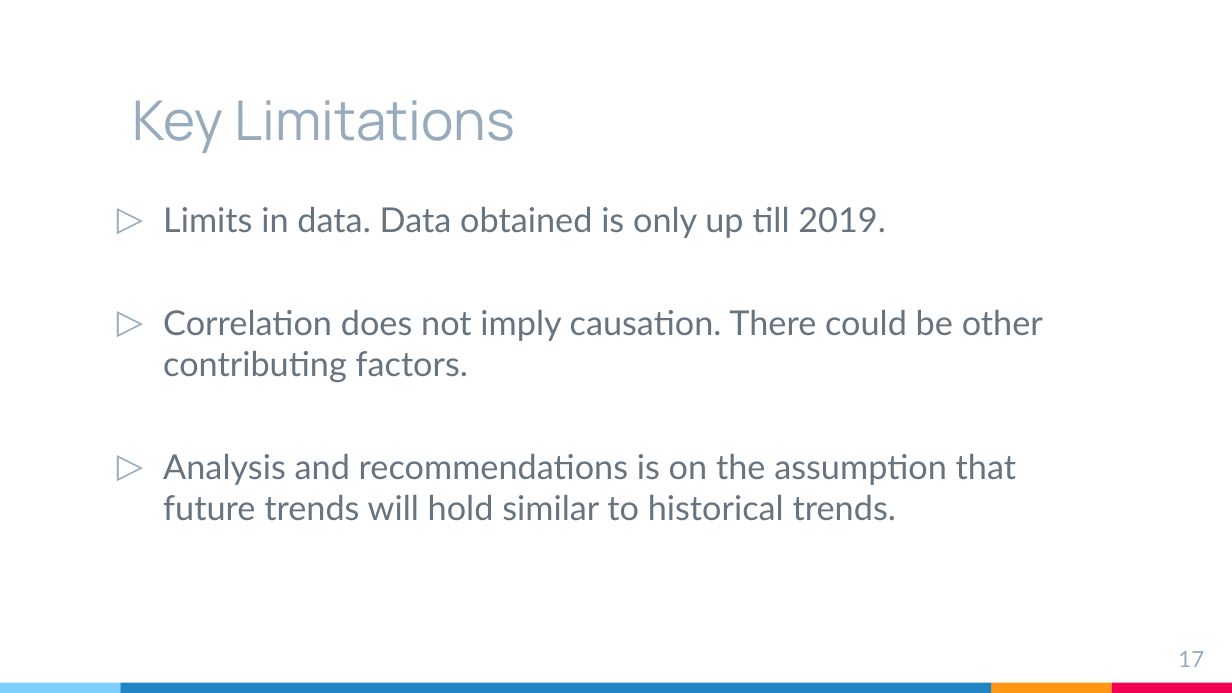
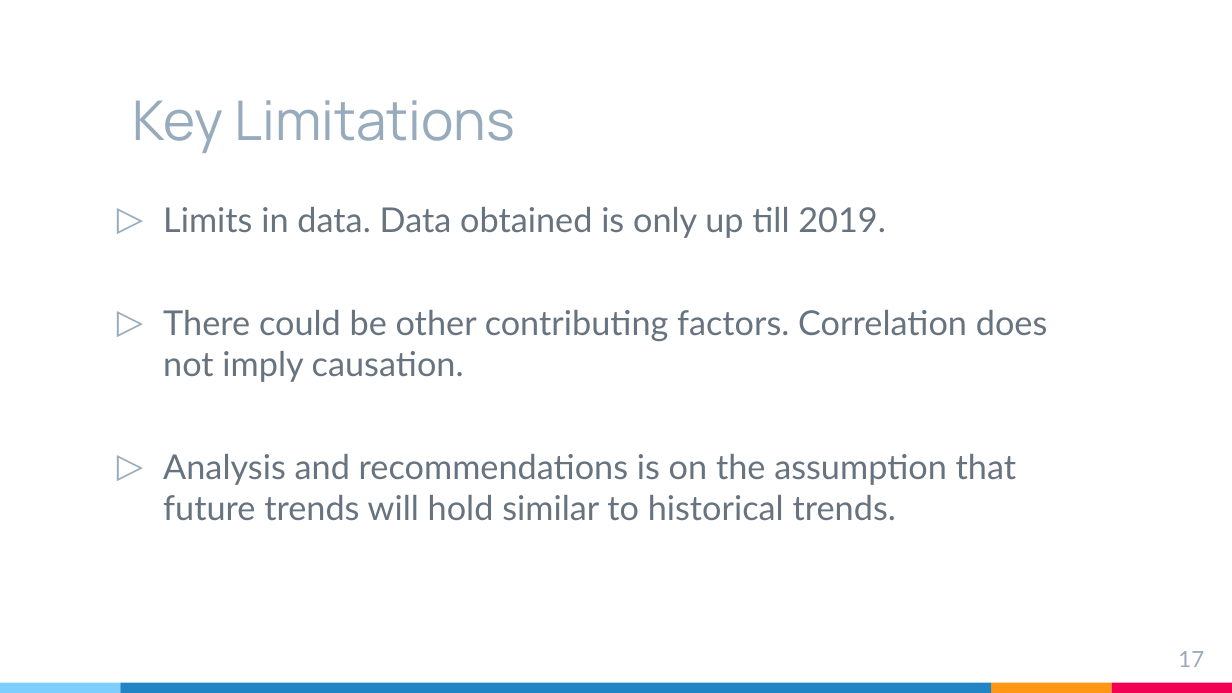
Before and after one commit to JunweiYe91/GA-Projects, a slide deck: slide 17 of GA Project 1/GA Project 1 Slides.pptx. Drawn at 1232x693 pixels with LibreOffice and Linux fonts; fonts in the diff are those of the drawing. Boxes give left, top, right and bottom in pixels: in the first picture for what was removed or moved away, otherwise in the second. Text is boxed around its words. In the diff, an @@ line names an element or a change of style, - is before the commit and + after.

```diff
--- a/GA Project 1/GA Project 1 Slides.pptx
+++ b/GA Project 1/GA Project 1 Slides.pptx
@@ text at bbox=[163, 310, 1048, 382]: text changed @@
-▷ Correlation does not imply causation. There could be other contributing factors.
+▷ There could be other contributing factors. Correlation does not imply causation.
```
Also in this commit, not shown: 9 other files.
